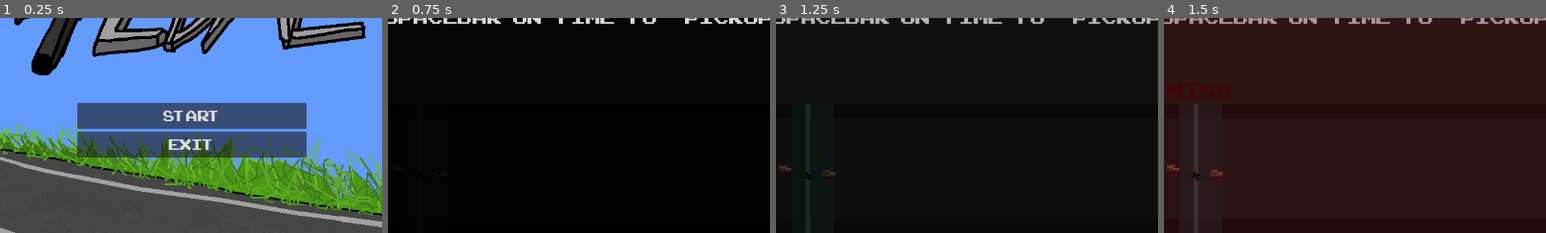
Above: before the commit, frames 1-4 (left to right).
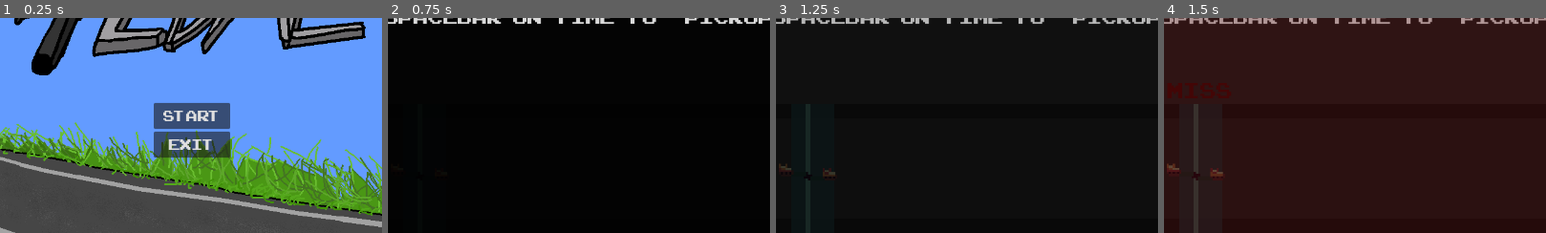
Above: after the commit, the same moments.

Repository: alexgaaranes/GameJam-2024-Entry
Game: Godot game, scene res://scenes/menu.tscn
The game is run twice, just before and just after one commit, with the same random seed, the same clock (stepped at 60 frames per second) and the same inputs.
Inputs:
- Up to frame 1 (0.25 s): no input
- Up to frame 2 (0.75 s): click "Start" at 0.5 s
- Up to frame 3 (1.25 s): no input
- Up to frame 4 (1.5 s): tap Space (pedal) at 1.25, 1.35 s
The pictures show only the part of the screen within x 25-75%, y 50-100%; the shares and areas given below are measured in that part.

The runs differ from the first frame. In frame 1, 9.6% of the frame differs, in the area x 20-81%, y 39-65%; in frame 2, nothing differs; in frame 3, nothing differs; in frame 4, nothing differs.

Commit message:
marked TODO for sprite animations

Diff:
--- a/scenes/menu.tscn
+++ b/scenes/menu.tscn
@@ -43,9 +43,9 @@
 anchor_top = 1.0
 anchor_right = 0.5
 anchor_bottom = 1.0
-offset_left = -192.0
+offset_left = -64.0
 offset_top = -344.0
-offset_right = 192.0
+offset_right = 64.0
 grow_horizontal = 2
 grow_vertical = 0
 alignment = 1
--- a/scripts/cue_spawn_manager.gd
+++ b/scripts/cue_spawn_manager.gd
@@ -35,7 +35,14 @@
 	timer.start()
 
 func reduceTime(amount: float):
-	if timer.wait_time < minSpawnTime: return
+	#TODO: MID ANIMATION
+	#if timer.wait_time < minSpawnTime + 0.2:	# UNCOMMENT TO USE
+		# PUT MID SPEED ANIMATION HERE
+
+	if timer.wait_time < minSpawnTime:
+		#TODO: HIGH SPEED ANIMATION
+		# PUT THE HIGHEST SPEED ANIMATION HERE
+		return
 	timer.wait_time -= timer.wait_time*amount
 
 func resetTime():
--- a/scripts/distance_manager.gd
+++ b/scripts/distance_manager.gd
@@ -34,6 +34,8 @@
 
 func updateDistance(delta):
 	if isSlowing:
+		# TODO: Slowing Down Anim when missed
+		# PUT THE SLOWING DOWN ANIMATION HERE
 		distance += timer.time_left*maxCombo*delta
 		return
 	if scoreManager.getCombo() == 0 and not isSlowing:
